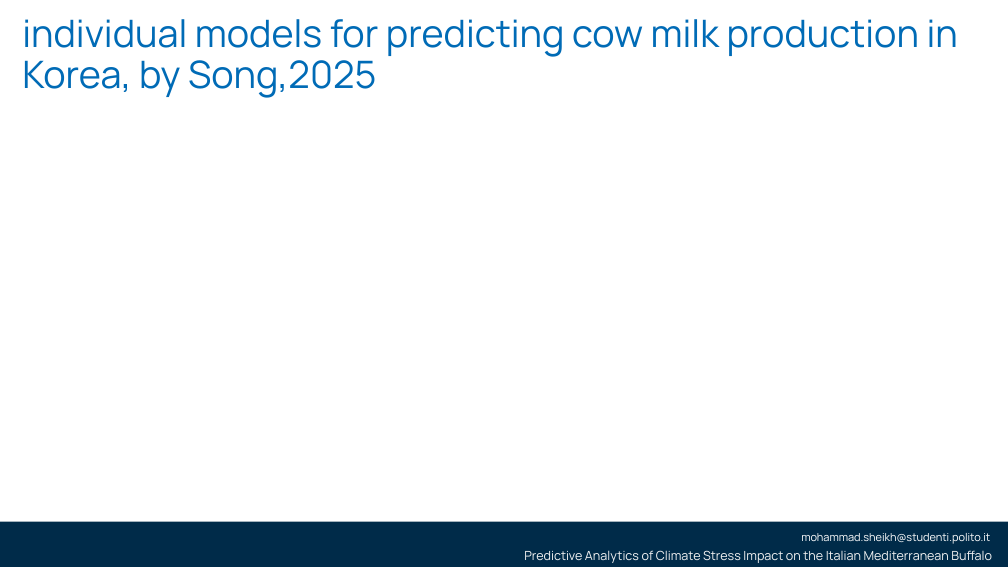
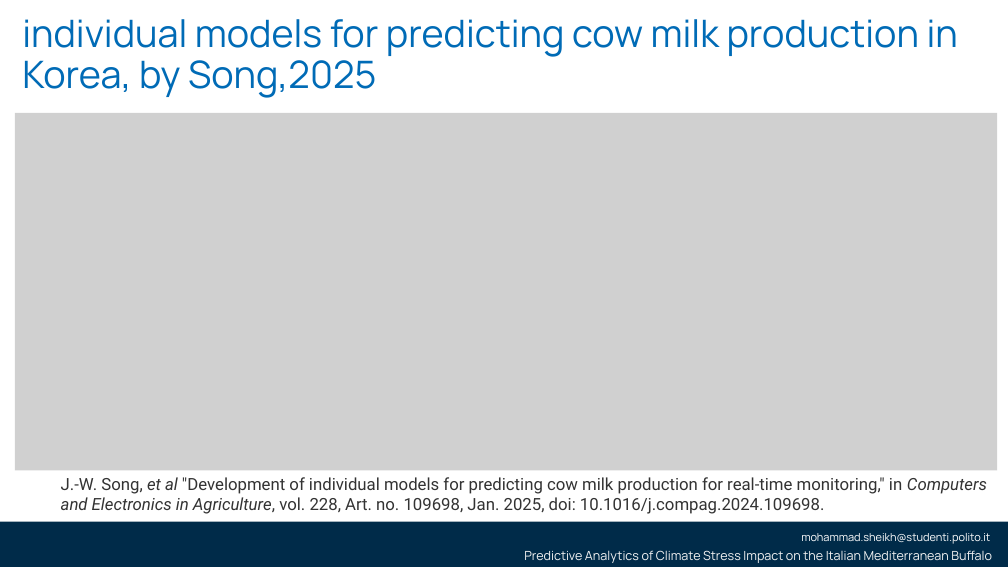
Before and after one commit to smsag99/Thesis, a slide deck: slide 10 of Presentation/thesisPresentation3.pptx. Drawn at 1008x567 pixels with LibreOffice and Linux fonts; fonts in the diff are those of the drawing; grey boxes stand for pictures; background and template pictures are left out. Boxes give left, top, right and bottom in pixels: in the first picture for what was removed or moved away, otherwise in the second. Text is boxed around its words. In the diff, an @@ line names an element or a change of style, - is before the commit and + after.

```diff
--- a/Presentation/thesisPresentation3.pptx
+++ b/Presentation/thesisPresentation3.pptx
@@ picture added at (15, 113, 997, 470) @@
@@ text added at (61, 477, 987, 514), 16 pt, text #333333 @@
+J.-W. Song, et al "Development of individual models for predicting cow milk production for real-time monitoring," in Computers and Electronics in Agriculture, vol. 228, Art. no. 109698, Jan. 2025, doi: 10.1016/j.compag.2024.109698.
```
Also in this commit, not shown: 1 other slide changed.
